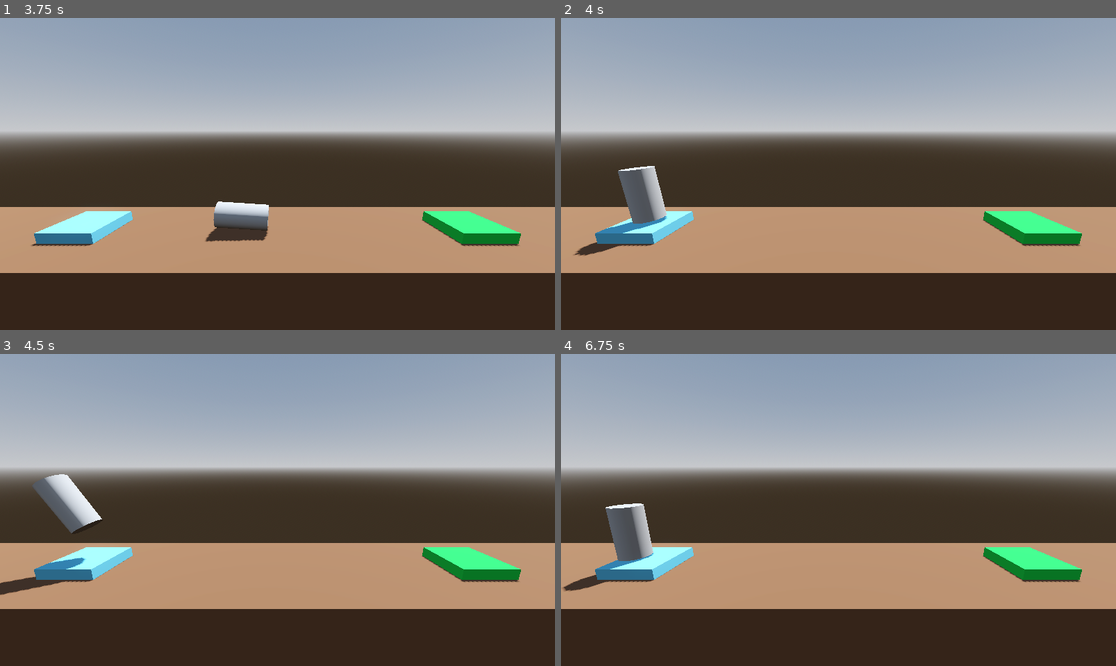
Above: before the commit, frames 1-4 (two rows, left to right).
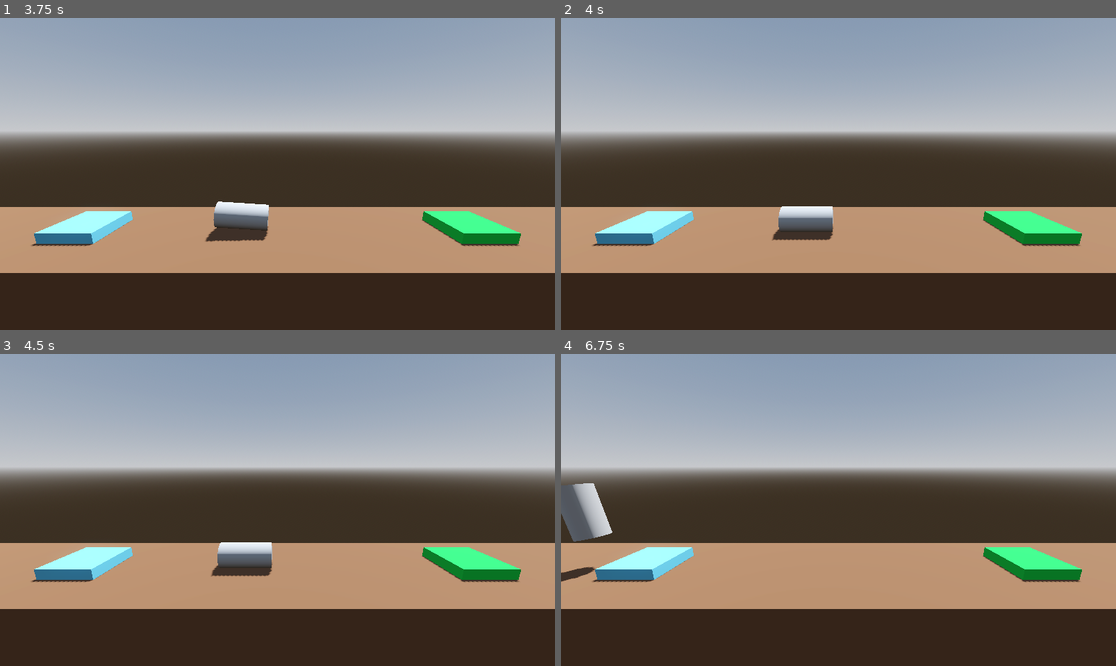
Above: after the commit, the same moments.

Repository: DapperMongoose/ProjectBoost
Game: Godot game, scene res://Level/level.tscn
Two runs of this game, one before a commit and one after it. Both use one fixed random seed, a clock stepped at 60 frames per second and the inputs below.
Inputs:
- Up to frame 1 (3.75 s): hold D (rotate_right) 0.53-1.28 s; hold Space (boost) 0.53-1.28 s; hold A (rotate_left) 1.28-2.03 s; tap Space (boost) at 1.35, 2.85 s; hold Space (boost) 2.03-2.78 s; hold D (rotate_right) 2.03-3.53 s; hold A (rotate_left) from 3.53 s (still down); hold Space (boost) from 3.53 s (still down)
- Up to frame 2 (4 s): keep holding A (rotate_left); keep holding Space (boost)
- Up to frame 3 (4.5 s): keep holding A (rotate_left); release Space (boost) at 4.28 s; tap Space (boost) at 4.35 s
- Up to frame 4 (6.75 s): hold Space (boost) 5.03-5.78 s; release A (rotate_left) at 5.78 s; hold D (rotate_right) from 5.78 s (still down); tap Space (boost) at 5.85 s; hold Space (boost) from 6.53 s (still down)

Frame 1 is identical in both runs. In frame 2, 2.6% of the frame differs, in the area x 2-50%, y 47-77%; in frame 3, 2.8%; in frame 4, 2.9%, in the area x 0-17%, y 41-76%.

Commit message:
completed introducing tweens lesson

Diff:
--- a/Player.gd
+++ b/Player.gd
@@ -3,6 +3,8 @@
 ## How much vertical force to apply when moving
 @export_range(750.0, 3000.0) var thrust: float = 1000.0
 @export var torque_thrust: float = 100.0
+
+var is_transitioning: bool = false
 
 # Called every frame. 'delta' is the elapsed time since the previous frame.
 func _process(delta: float) -> void:
@@ -17,15 +19,26 @@
 
 
 func _on_body_entered(body: Node) -> void:
-	if "Goal" in body.get_groups():
-		complete_level(body.file_path)
-	if "Hazard" in body.get_groups():
-		crash_sequence()
+	if !is_transitioning:
+		if "Goal" in body.get_groups():
+			complete_level(body.file_path)
+		if "Hazard" in body.get_groups():
+			crash_sequence()
 
 func crash_sequence() -> void:
 	print("KABOOM!")
-	get_tree().reload_current_scene()
+	set_process(false)
+	is_transitioning = true
+	var tween = create_tween()
+	tween.tween_interval(1.0)
+	tween.tween_callback(get_tree().reload_current_scene)
 
 func complete_level(next_level_file: String) -> void:
 	print("Level Complete")
-	get_tree().change_scene_to_file(next_level_file)
+	set_process(false)
+	is_transitioning = true
+	var tween = create_tween()
+	tween.tween_interval(1.0)
+	tween.tween_callback(
+		get_tree().change_scene_to_file.bind(next_level_file)
+	)
